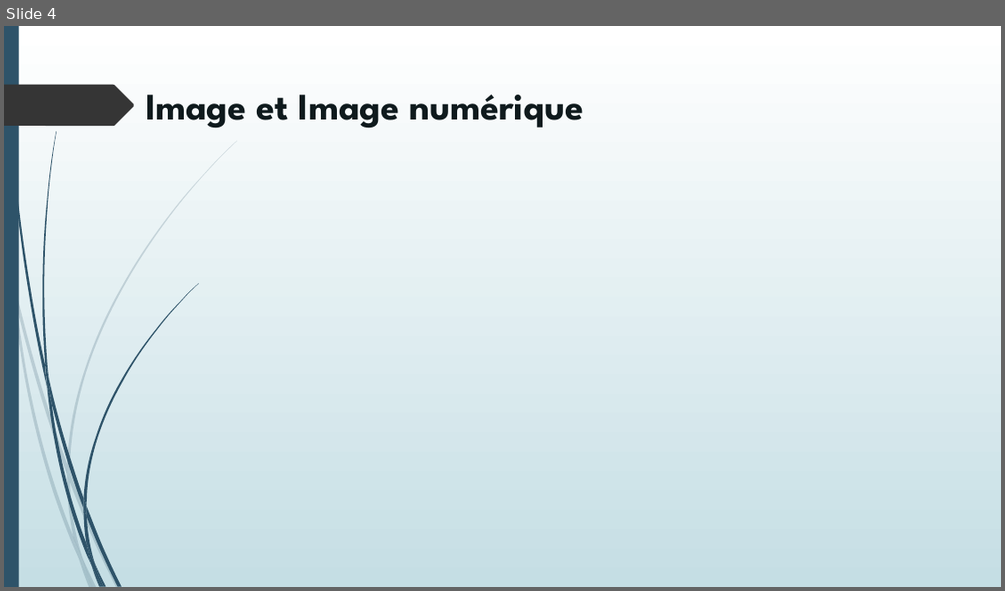
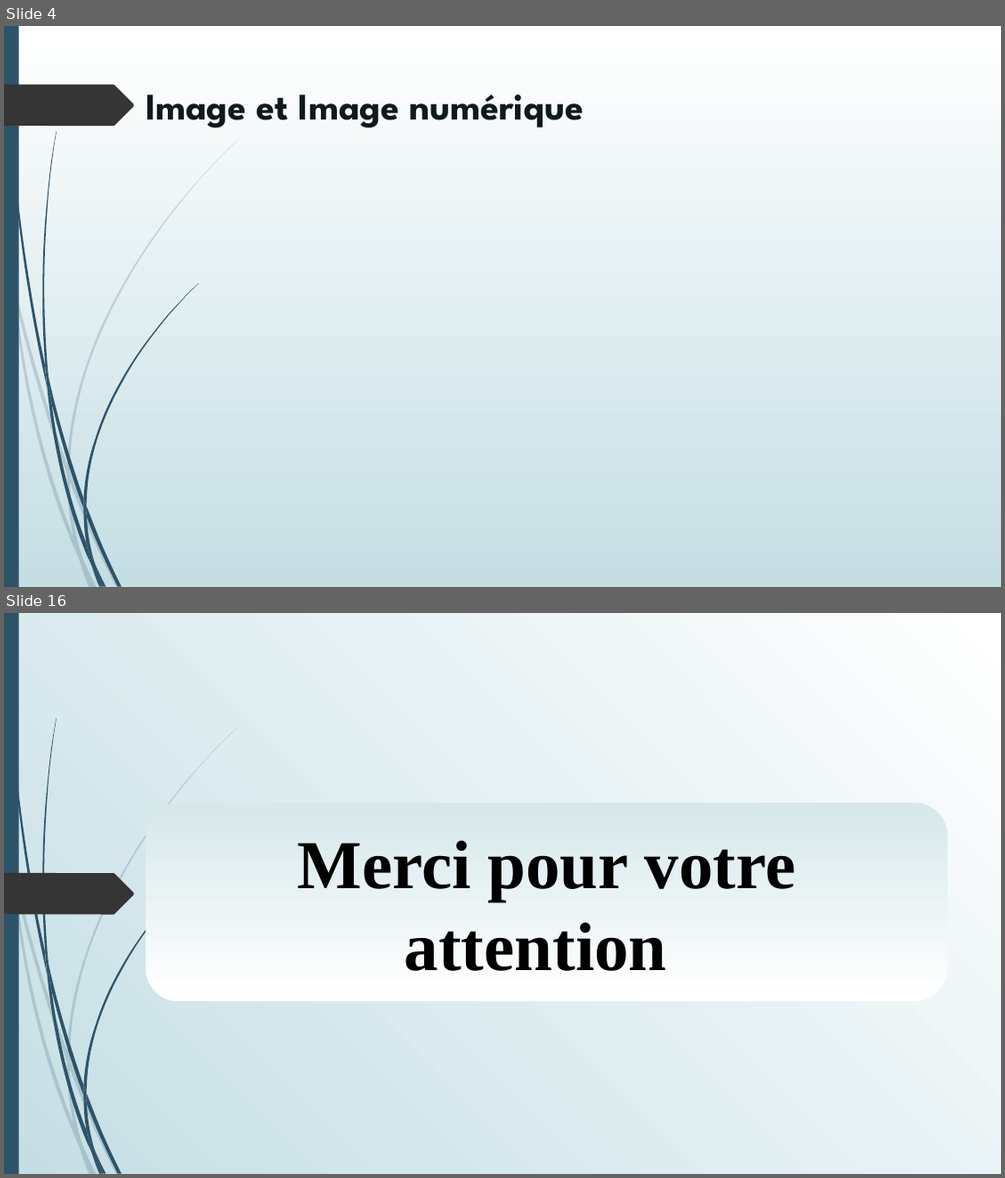
Before and after one commit to lyeslehara1996/TER, a slide deck: Présentation TER.pptx. Shown one above the other, each under a label of ours: slide 4 before the commit, slides 4 and 16 after it; the slides between them are not shown. The pictures are 1005x591 and 1005x1178 pixels, drawn with LibreOffice and Linux fonts; fonts in the diff are those of the drawing. Boxes give left, top, right and bottom in pixels: in the first picture for what was removed or moved away, otherwise in the second. Text is boxed around its words. In the diff, an @@ line names an element or a change of style, - is before the commit and + after.

```diff
--- a/Présentation TER.pptx
+++ b/Présentation TER.pptx
@@ slide 16 added at [4, 613, 1001, 1174], background gradient #FFFFFF to #C5DEE5; not listed: 23 template elements that a slide beside it also shows @@
@@ rounded rectangle added at [146, 803, 947, 1002], fill gradient #D6E8EC to #FFFFFF, 66 pt, text #000000, bold @@
+Merci pour votre attention
@@ freeform shape added at [4, 873, 134, 915], fill #353535 @@
```
Also in this commit, not shown: 4 slides changed, 9 other slides added, 3 slides removed, 1 other file.
